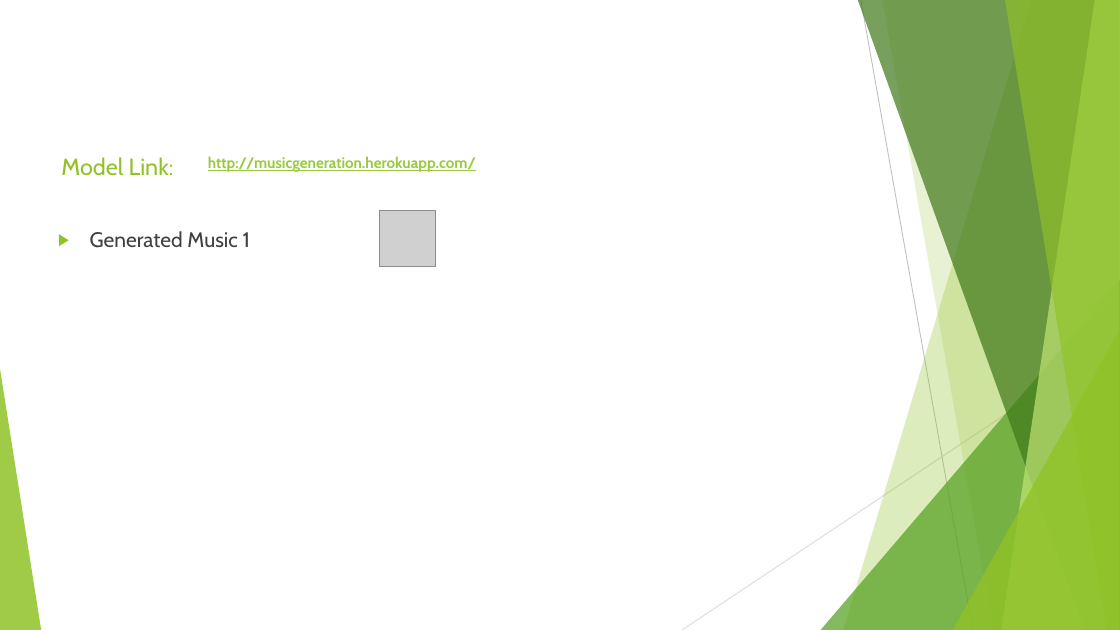
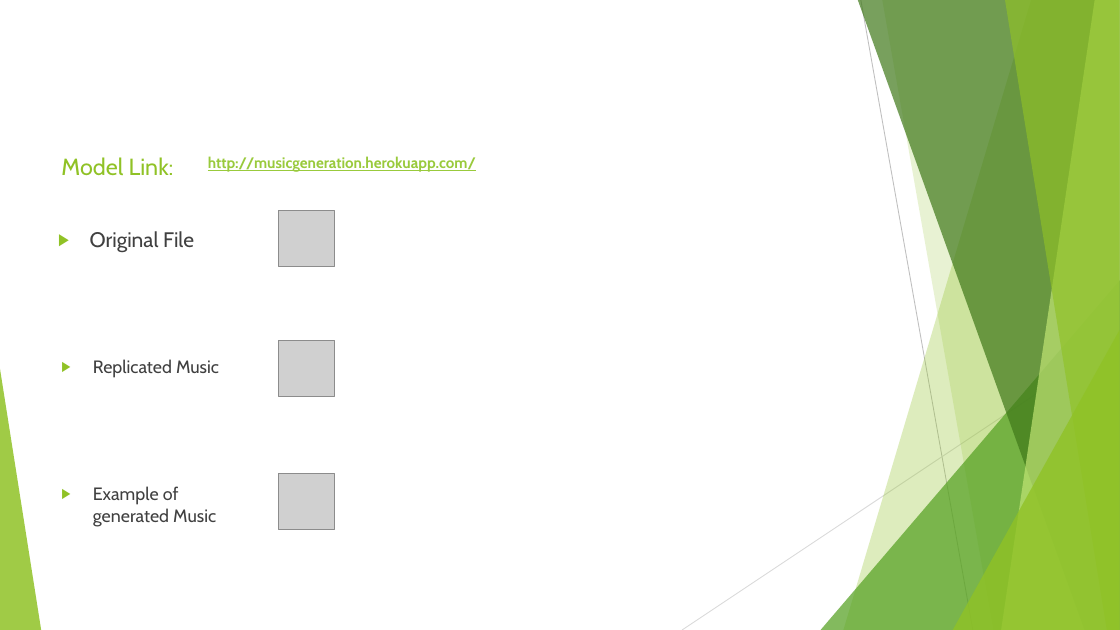
Before and after one commit to raksha592/Music-Generation-using-Recurrent-Neural-Networks, a slide deck: slide 2 of Music Generation Using LSTM.pptx. Drawn at 1120x630 pixels with LibreOffice and Linux fonts; fonts in the diff are those of the drawing; grey boxes stand for pictures. Boxes give left, top, right and bottom in pixels: in the first picture for what was removed or moved away, otherwise in the second. Text is boxed around its words. In the diff, an @@ line names an element or a change of style, - is before the commit and + after.

```diff
--- a/Music Generation Using LSTM.pptx
+++ b/Music Generation Using LSTM.pptx
@@ text removed at (90,231,250,248) @@
-▶ Generated Music 1
@@ text added at (90,231,194,252), 18 pt, text #404040 @@
+▶ Original File
@@ picture added at (279,211,335,267) @@
@@ text added at (93,359,219,378), 15.3 pt, text #404040 @@
+▶ Replicated Music
@@ picture added at (279,340,335,397) @@
@@ picture: place and size @@
-picture at (379,211,435,267)
+picture at (279,474,335,530)
@@ text added at (93,486,216,527), 15.3 pt, text #404040 @@
+▶ Example of generated Music
```
